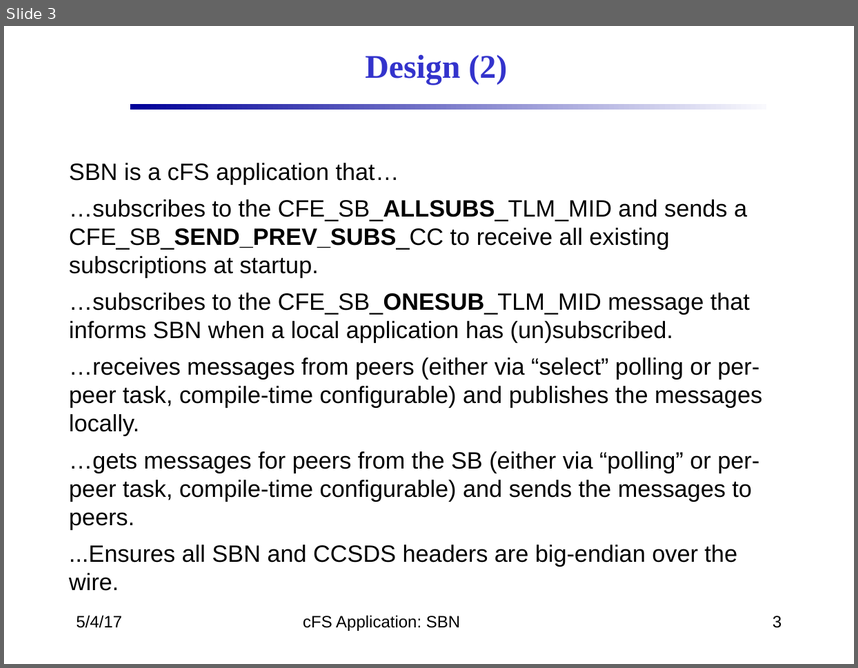
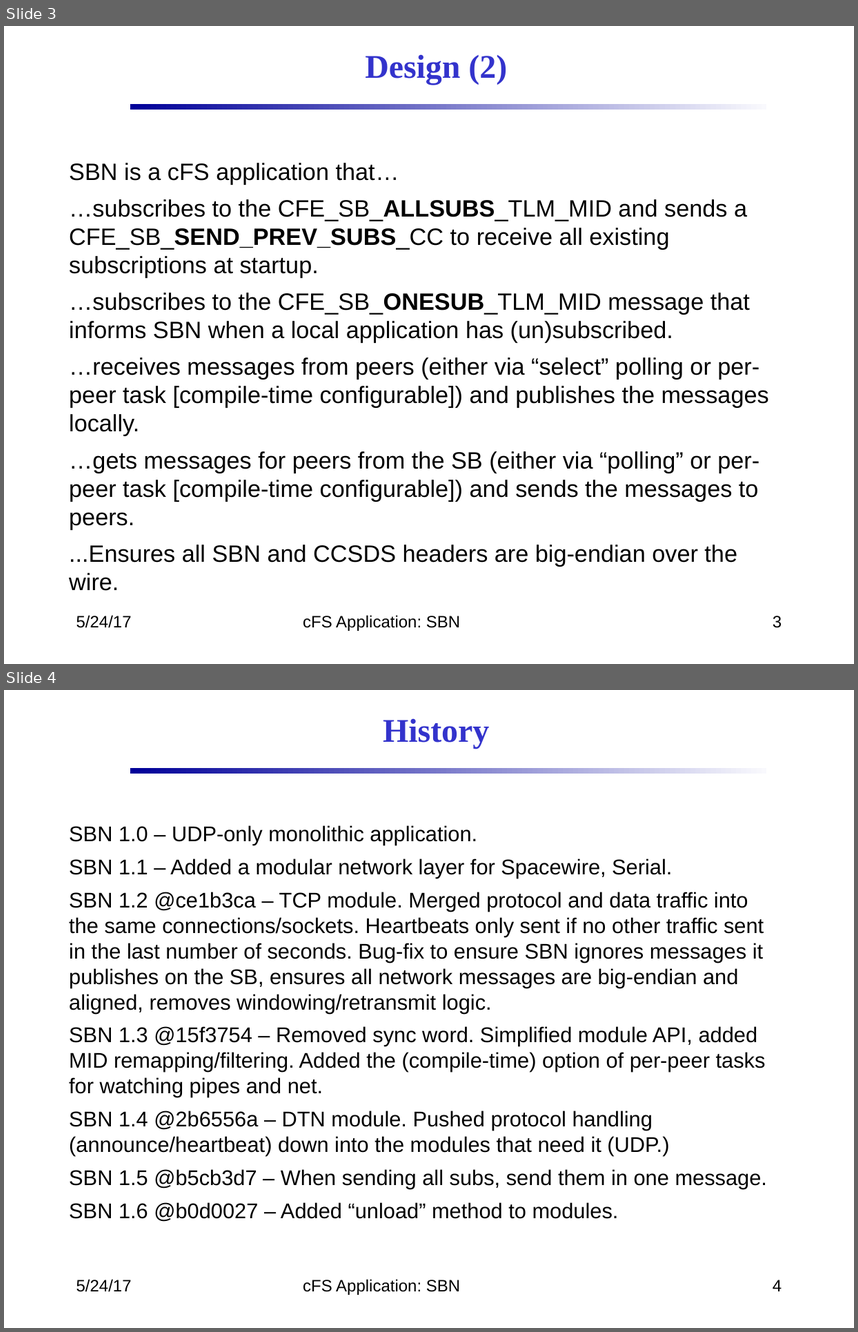
Before and after one commit to nasa/SBN, a slide deck: docs/SBN_Design.pptx. Shown one above the other, each under a label of ours: slide 3 before the commit, slides 3 and 4 after it. The pictures are 858x668 and 858x1332 pixels, drawn with LibreOffice and Linux fonts; fonts in the diff are those of the drawing; background and template pictures are left out. Boxes give left, top, right and bottom in pixels: in the first picture for what was removed or moved away, otherwise in the second. Text is boxed around its words. In the diff, an @@ line names an element or a change of style, - is before the commit and + after.

```diff
--- a/docs/SBN_Design.pptx
+++ b/docs/SBN_Design.pptx
@@ slide 4 added at [4,690,854,1328], background #FFFFFF; not listed: 1 template element that a slide beside it also shows @@
@@ text added at [383,718,489,749], 28 pt, text #3333CC, bold @@
+History
@@ text added at [69,825,767,1221], 18 pt, text #000000 @@
+SBN 1.0 – UDP-only monolithic application.
+SBN 1.1 – Added a modular network layer for Spacewire, Serial.
+SBN 1.2 @ce1b3ca – TCP module. Merged protocol and data traffic into the same connections/sockets. Heartbeats only sent if no other traffic sent in the last number of seconds. Bug-fix to ensure SBN ignores messages it publishes on the SB, ensures all network messages are big-endian and aligned, removes windowing/retransmit logic.
+SBN 1.3 @15f3754 – Removed sync word. Simplified module API, added MID remapping/filtering. Added the (compile-time) option of per-peer tasks for watching pipes and net.
+SBN 1.4 @2b6556a – DTN module. Pushed protocol handling (announce/heartbeat) down into the modules that need it (UDP.)
+SBN 1.5 @b5cb3d7 – When sending all subs, send them in one message.
+SBN 1.6 @b0d0027 – Added “unload” method to modules.
@@ text added at [76,1279,132,1292], 14 pt, text #000000 @@
+5/24/17
@@ text added at [303,1279,460,1294], 14 pt, text #000000 @@
+cFS Application: SBN
@@ page number added at [773,1279,782,1291], 14 pt, text #000000 @@
+4
@@ slide 3 changed as well @@
@@ text at [69,357,769,529]: text changed @@
-…receives messages from peers (either via “select” polling or per-peer task, compile-time configurable) and publishes the messages locally.
-…gets messages for peers from the SB (either via “polling” or per-peer task, compile-time configurable) and sends the messages to peers.
+…receives messages from peers (either via “select” polling or per-peer task [compile-time configurable]) and publishes the messages locally.
+…gets messages for peers from the SB (either via “polling” or per-peer task [compile-time configurable]) and sends the messages to peers.
@@ text at [76,615,132,628]: text changed @@
-5/4/17
+5/24/17
```
Also in this commit, not shown: 17 other slides changed, 3 slides removed.
